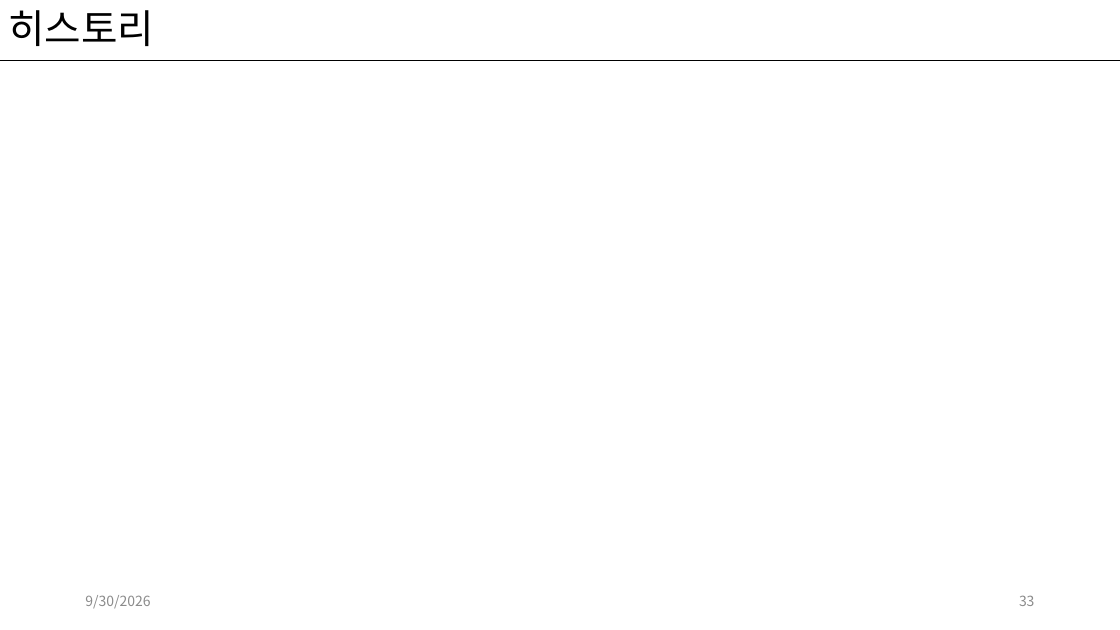
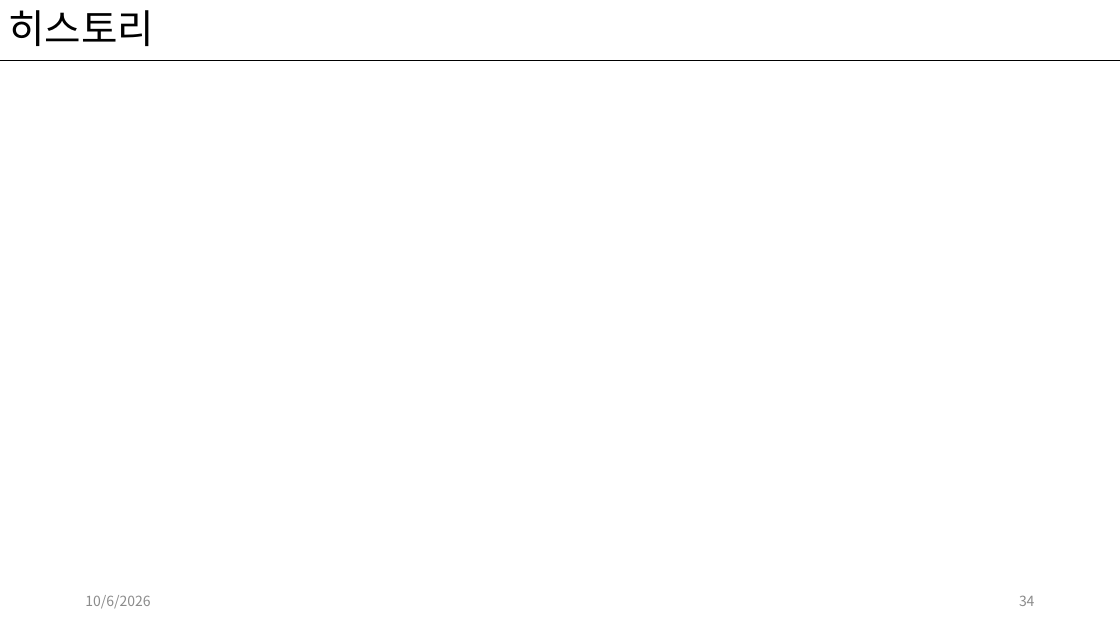
Before and after one commit to kwakyerin/2026_Graduation_Project, a slide deck: slide 34 of documents/HyunahKwon/design/designing/for_teammates/배트와 달트_기획서.pptx (slide 33 before the commit). Drawn at 1120x630 pixels with LibreOffice and Linux fonts; fonts in the diff are those of the drawing. Boxes give left, top, right and bottom in pixels: in the first picture for what was removed or moved away, otherwise in the second. Text is boxed around its words. In the diff, an @@ line names an element or a change of style, - is before the commit and + after.

```diff
--- a/documents/HyunahKwon/design/designing/for_teammates/배트와 달트_기획서.pptx
+++ b/documents/HyunahKwon/design/designing/for_teammates/배트와 달트_기획서.pptx
@@ text at (85,595,150,609): text changed @@
-9/30/2026
+10/6/2026
@@ page number at (1019,595,1035,606): text changed @@
-33
+34
```
Also in this commit, not shown: 27 other slides changed, 1 slide added, 3 other files.
